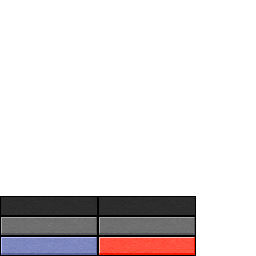
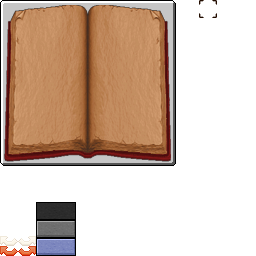
Layers edited between the first and the second w=256, h=256 image:
showed "InterfaceAbilties", painted on it over [0, 0, 217, 256]
hid "InterfaceConfirmation" over [0, 196, 196, 256]
